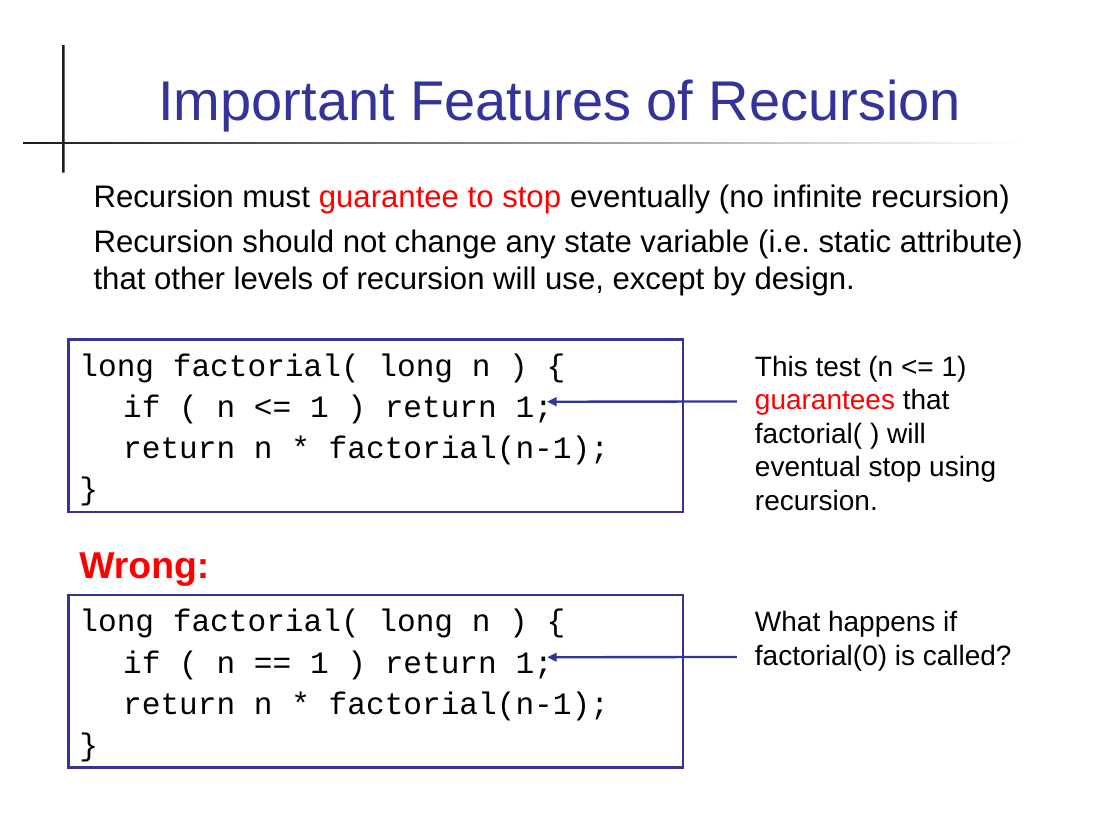
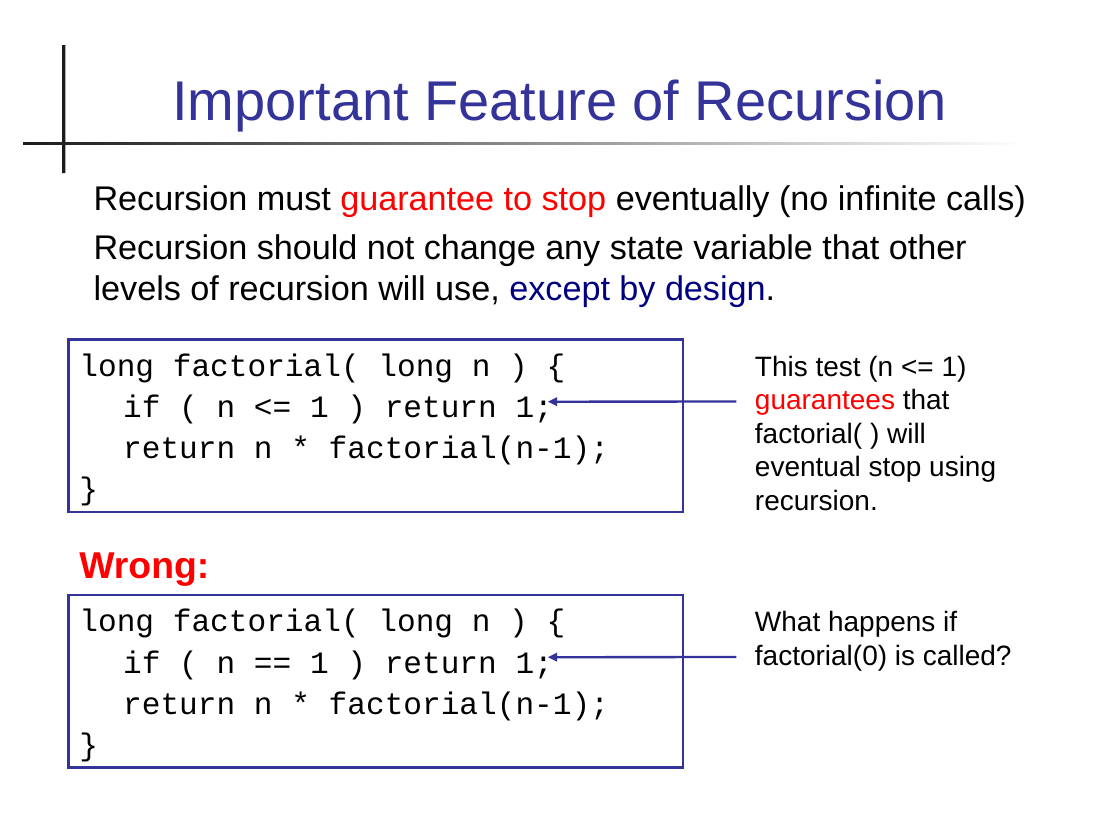
Before and after one commit to skeoop/skeoop.github.io, a slide deck: slide 6 of recursion/Recursion.ppt. Drawn at 1120x840 pixels with LibreOffice and Linux fonts; fonts in the diff are those of the drawing. Boxes give left, top, right and bottom in pixels: in the first picture for what was removed or moved away, otherwise in the second. Text is boxed around its words. In the diff, an @@ line names an element or a change of style, - is before the commit and + after.

Commit message:
add Lab10 and Recursion slides

```diff
--- a/recursion/Recursion.ppt
+++ b/recursion/Recursion.ppt
@@ title at (x1=172, y1=79, x2=947, y2=130): text changed @@
-Important Features of Recursion
+Important Feature of Recursion
@@ text at (x1=94, y1=185, x2=1026, y2=306): text changed; size 20 to 22 pt @@
-Recursion must guarantee to stop eventually (no infinite recursion)
-Recursion should not change any state variable (i.e. static attribute) that other levels of recursion will use, except by design.
+Recursion must guarantee to stop eventually (no infinite calls)
+Recursion should not change any state variable that other levels of recursion will use, except by design.
```
Also in this commit, not shown: 27 other slides changed, 1 slide added, 1 slide removed, 3 other files.
